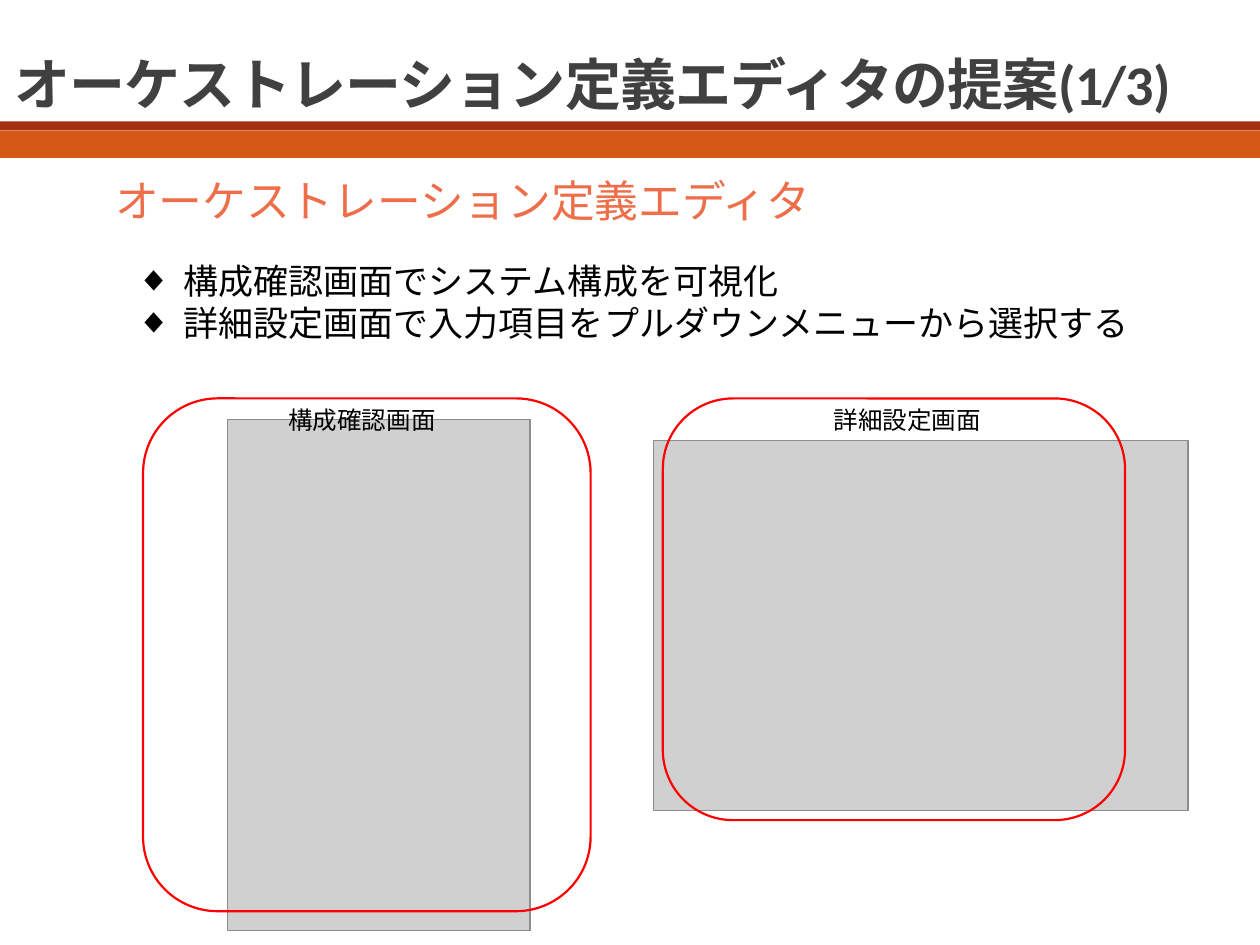
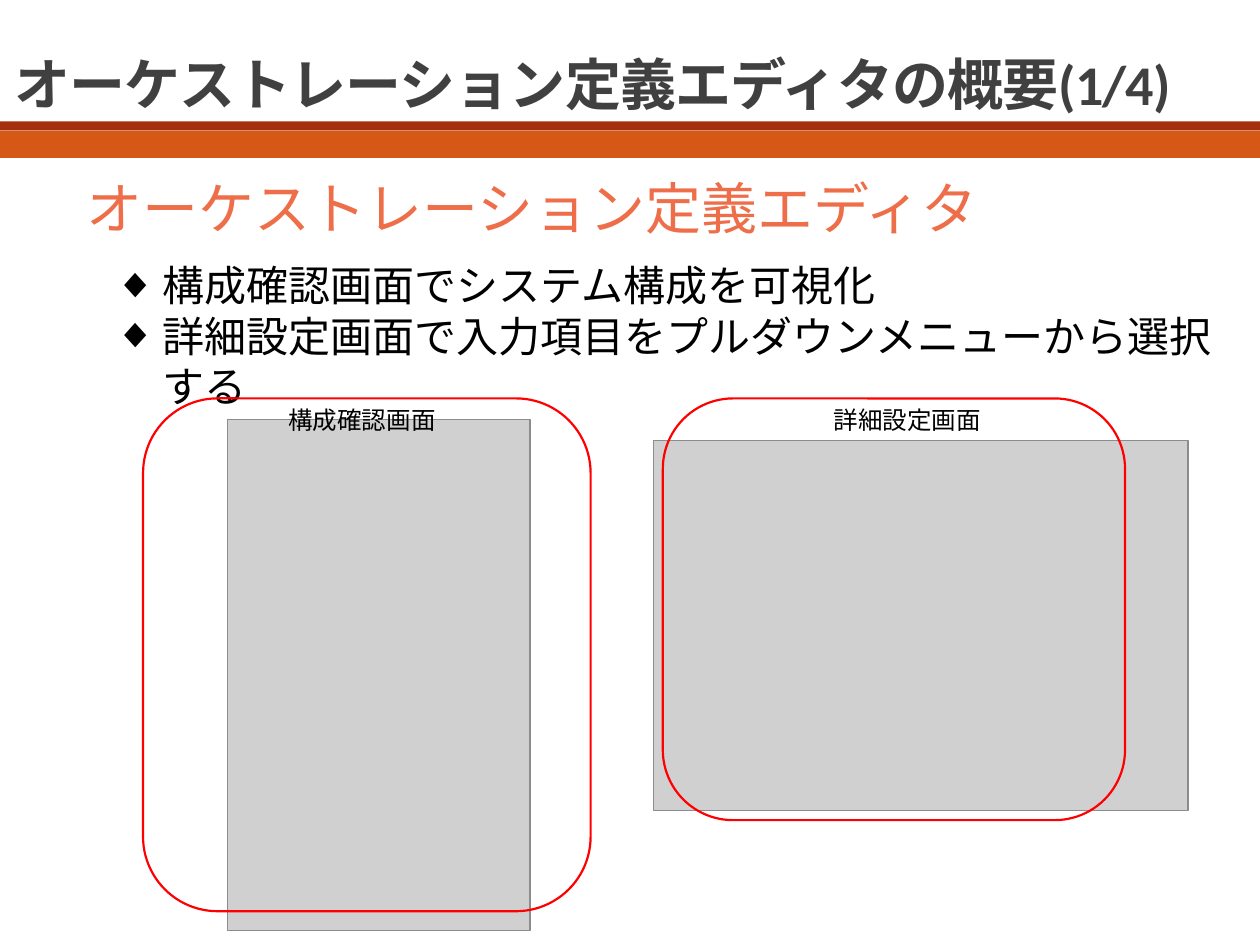
Before and after one commit to bokuhide/GUIToolCreate, a slide deck: slide 6 of 卒業論文本体/発表用スライド_川口.pptx. Drawn at 1260x945 pixels with LibreOffice and Linux fonts; fonts in the diff are those of the drawing; grey boxes stand for pictures. Boxes give left, top, right and bottom in pixels: in the first picture for what was removed or moved away, otherwise in the second. Text is boxed around its words. In the diff, an @@ line names an element or a change of style, - is before the commit and + after.

```diff
--- a/卒業論文本体/発表用スライド_川口.pptx
+++ b/卒業論文本体/発表用スライド_川口.pptx
@@ title at (14, 56, 1171, 114): text changed @@
-オーケストレーション定義エディタの提案(1/3)
+オーケストレーション定義エディタの概要(1/4)
@@ text "オーケストレーション定義エディタ": place and size @@
-text "オーケストレーション定義エディタ" at (115, 180, 810, 221)
+text "オーケストレーション定義エディタ" at (86, 181, 977, 234)
@@ text "オーケストレーション定義エディタ" at (86, 181, 977, 234): size 25 to 32 pt @@
@@ text "構成確認画面でシステム構成を可視化": place and size @@
-text "構成確認画面でシステム構成を可視化" at (183, 264, 1128, 339)
+text "構成確認画面でシステム構成を可視化" at (162, 265, 1211, 356)
@@ text "構成確認画面でシステム構成を可視化" at (162, 265, 1211, 356): size 20 to 24 pt @@
```
Also in this commit, not shown: 10 other slides changed, 2 slides added, 1 slide removed, 5 other files.
